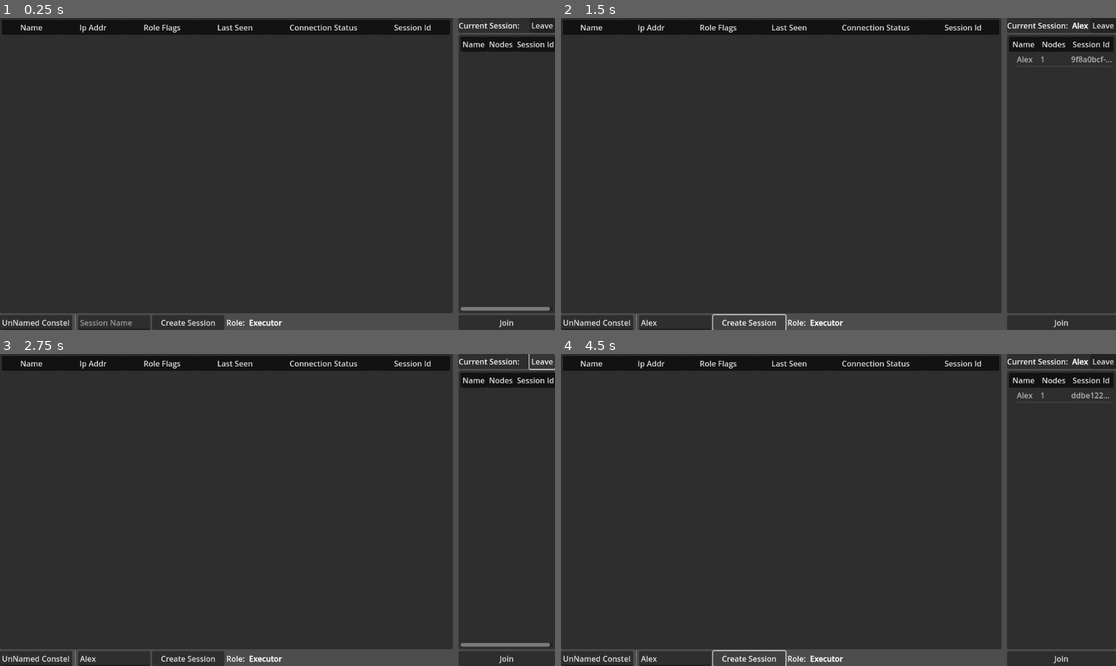
Above: before the commit, frames 1-4 (two rows, left to right).
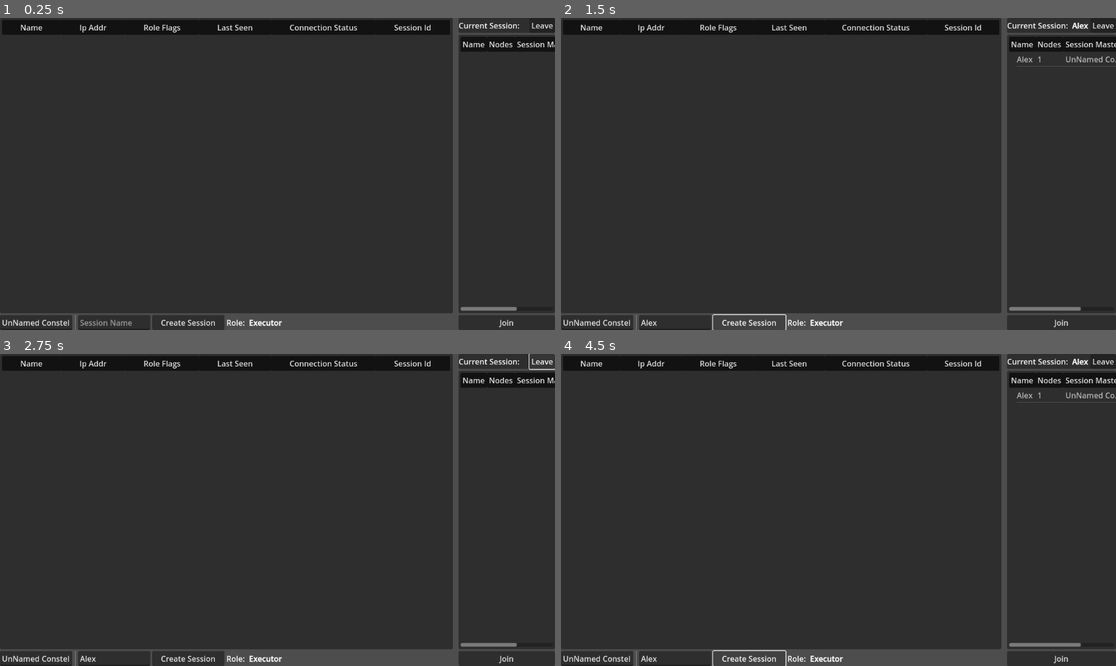
Above: after the commit, the same moments.

Repository: SpectrumPro/Constellation
Game: Godot game, scene res://interface/control.tscn
The game is run twice, just before and just after one commit, with the same random seed, the same clock (stepped at 60 frames per second) and the same inputs.
Inputs (mouse positions are in pixels of both pictures, inside the frame that each line leads up to):
- Up to frame 1 (0.25 s): no input
- Up to frame 2 (1.5 s): click (677, 323) at 0.52 s; type "Alex" at 0.6 s; click "Create Session" at 1.25 s
- Up to frame 3 (2.75 s): click "Leave" at 2 s
- Up to frame 4 (4.5 s): click "Create Session" at 2.75 s; click "Leave" at 3.5 s; click "Create Session" at 4.25 s

The runs differ from the first frame. In frame 1, less than 0.1% of the frame differs, in the area x 92-100%, y 7-94%; in frame 2, 0.5%, in the area x 80-100%, y 6-94%; in frame 3, less than 0.1%; in frame 4, 0.5%.

Commit message:
Auto fall over to next avaibal node in the session if one fails

Diff:
--- a/core/ConstellationSession.gd
+++ b/core/ConstellationSession.gd
@@ -10,6 +10,9 @@
 
 ## Emitted when a node leaves the session
 signal node_left(node: ConstellationNode)
+
+## Emitted when the session master is changes
+signal master_changed(node: ConstellationNode)
 
 ## Emitted when the SessionName is changed
 signal name_changed(name: String)
@@ -28,7 +31,7 @@
 var _session_master: ConstellationNode
 
 ## Priority order
-var _priority_order: Dictionary[int, ConstellationNode]
+var _priority_order: Array[ConstellationNode]
 
 ## The name of this session
 var _name: String = "UnNamed ConstellationSession"
@@ -83,7 +86,7 @@
 
 
 ## Returns the priority order
-func get_priority_order() -> Dictionary[int, ConstellationNode]:
+func get_priority_order() -> Array[ConstellationNode]:
 	return _priority_order.duplicate()
 
 
@@ -107,6 +110,7 @@
 		return false
 
 	_session_master = p_session_master
+	master_changed.emit(_session_master)
 	return true
 
 
@@ -142,6 +146,8 @@
 	_nodes.append(p_node)
 	node_joined.emit(p_node)
 
+	_priority_order.append(p_node)
+
 	return true
 
 
@@ -156,4 +162,10 @@
 	if not get_number_of_nodes():
 		request_delete.emit()
 
+	else:
+		_priority_order.erase(p_node)
+
+		if p_node == _session_master:
+			_set_session_master(_priority_order[0])
+
 	return true
--- a/interface/UISessionTree.gd
+++ b/interface/UISessionTree.gd
@@ -6,7 +6,7 @@
 
 
 ## Tree columns enum
-enum Columns {NAME, NODES, SESSION_ID}
+enum Columns {NAME, NODES, SESSION_MASTER, SESSION_ID}
 
 
 ## RefMap for ConstellationSession: TreeItem
@@ -15,6 +15,7 @@
 var _session_connections: Dictionary[String, Callable] = {
 	"node_joined": _on_node_joined_or_left,
 	"node_left": _on_node_joined_or_left,
+	"master_changed": _on_session_master_changed,
 	"request_delete": _on_session_request_delete,
 }
 
@@ -38,6 +39,7 @@
 
 	session_item.set_text(Columns.NAME, p_session.get_name())
 	session_item.set_text(Columns.NODES, str(p_session.get_number_of_nodes()))
+	session_item.set_text(Columns.SESSION_MASTER, p_session.get_session_master().get_node_name())
 	session_item.set_text(Columns.SESSION_ID, p_session.get_session_id())
 
 	_sessions.map(p_session, session_item)
@@ -46,6 +48,11 @@
 ## Called when a node joines or leaves a session
 func _on_node_joined_or_left(p_node: ConstellationNode, p_session: ConstellationSession) -> void:
 	_sessions.left(p_session).set_text(Columns.NODES, str(p_session.get_number_of_nodes()))
+
+
+## Called when the session master is changed
+func _on_session_master_changed(p_node: ConstellationNode, p_session: ConstellationSession) -> void:
+	_sessions.left(p_session).set_text(Columns.SESSION_MASTER, p_node.get_node_name())
 
 
 ## Called when a session is to be deleted when all nodes disconnect
--- a/interface/control.gd
+++ b/interface/control.gd
@@ -47,6 +47,8 @@
 
 ## Ready
 func _ready() -> void:
+	OS.open_midi_inputs()
+	print(OS.get_connected_midi_inputs())
 	_node_tree.columns = len(Columns)
 	_node_tree.create_item()
 
Not shown, added: .DS_Store
